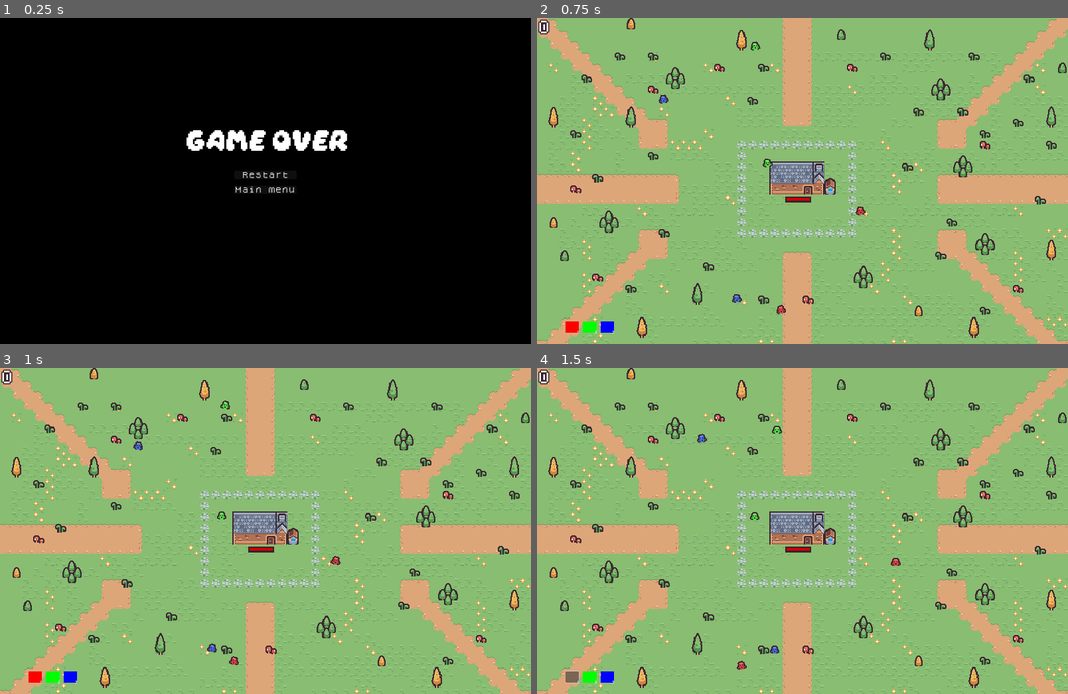
Above: before the commit, frames 1-4 (two rows, left to right).
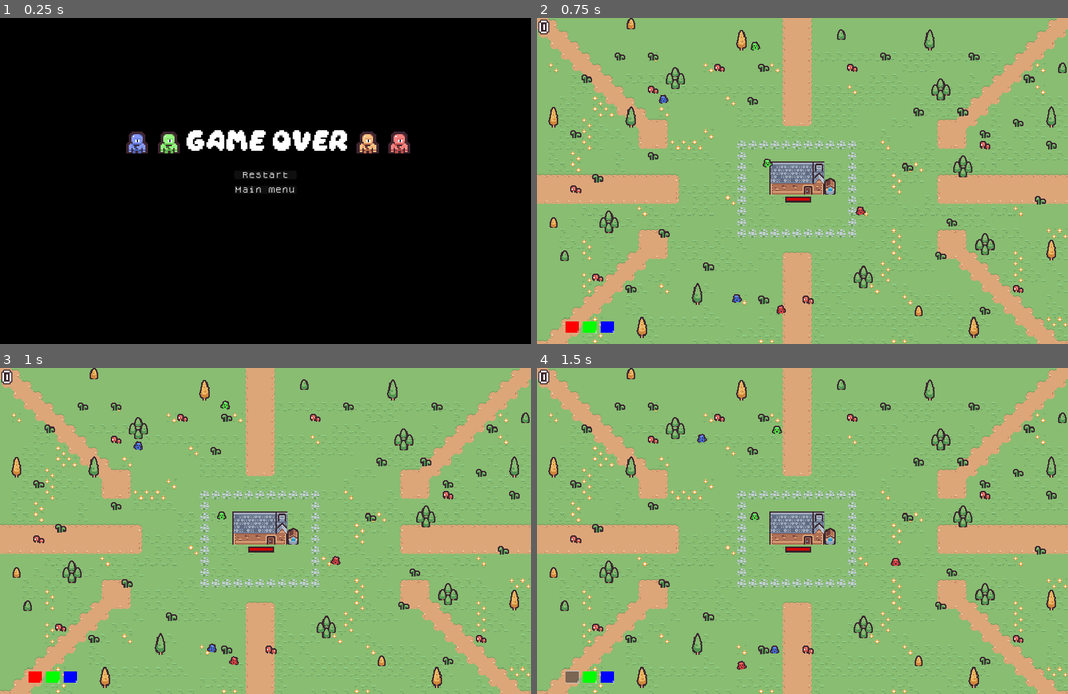
Above: after the commit, the same moments.

Repository: RiddimCrunch/TinyCreature-LudumDare56-
Game: Godot game, scene res://Scenes/Menu/GameOverMenu.tscn
Same seed, same stepped clock (60 frames per second), same inputs: the game is played once before the commit and once after it. This scene is started directly instead of the project's main scene.
Inputs (mouse positions are in pixels of both pictures, inside the frame that each line leads up to):
- Up to frame 1 (0.25 s): no input
- Up to frame 2 (0.75 s): click "Restart" at 0.5 s
- Up to frame 3 (1 s): no input
- Up to frame 4 (1.5 s): click (574, 677) at 1.25 s

The runs differ from the first frame. In frame 1, 0.9% of the frame differs, in the area x 23-78%, y 34-42%; in frame 2, nothing differs; in frame 3, nothing differs; in frame 4, nothing differs.

Commit message:
Menu death

Diff:
--- a/ludumdare/Scenes/Menu/GameOverMenu.tscn
+++ b/ludumdare/Scenes/Menu/GameOverMenu.tscn
@@ -1,8 +1,12 @@
-[gd_scene load_steps=5 format=3 uid="uid://dxjsbbyao2j0o"]
+[gd_scene load_steps=9 format=3 uid="uid://dxjsbbyao2j0o"]
 
 [ext_resource type="Script" path="res://Scripts/game_over.gd" id="1_2jja3"]
-[ext_resource type="FontFile" uid="uid://cdxt1c1i4444f" path="res://Assets/Daydream.ttf" id="1_p1skn"]
-[ext_resource type="FontFile" uid="uid://bvx4povnf1ch" path="res://Assets/dogica.ttf" id="3_yk41t"]
+[ext_resource type="FontFile" uid="uid://rjjmukqtguk1" path="res://Assets/Daydream.ttf" id="1_p1skn"]
+[ext_resource type="FontFile" uid="uid://d2nx2xrfct158" path="res://Assets/dogica.ttf" id="3_yk41t"]
+[ext_resource type="Texture2D" uid="uid://dhop0wdfbfe1r" path="res://Assets/Enemy/tile_0109_blue.png" id="4_3smce"]
+[ext_resource type="Texture2D" uid="uid://dst04trkdhi27" path="res://Assets/Enemy/tile_0109_green.png" id="5_elso0"]
+[ext_resource type="Texture2D" uid="uid://bg8rroef2hwoe" path="res://Assets/Enemy/tile_0109_red.png" id="6_biddk"]
+[ext_resource type="Texture2D" uid="uid://ctudu72pg2dlh" path="res://Assets/Enemy/tile_0109.png" id="7_03xio"]
 
 [sub_resource type="Theme" id="Theme_ha8k0"]
 default_font = ExtResource("1_p1skn")
@@ -64,5 +68,25 @@
 theme_override_font_sizes/normal_font_size = 64
 text = "GAME OVER"
 
+[node name="Tile0109Blue" type="Sprite2D" parent="."]
+position = Vector2(495, 450)
+scale = Vector2(5, 5)
+texture = ExtResource("4_3smce")
+
+[node name="Tile0109Green" type="Sprite2D" parent="."]
+position = Vector2(611.165, 450)
+scale = Vector2(5, 5)
+texture = ExtResource("5_elso0")
+
+[node name="Tile0109Red" type="Sprite2D" parent="."]
+position = Vector2(1444, 450)
+scale = Vector2(5, 5)
+texture = ExtResource("6_biddk")
+
+[node name="Tile0109" type="Sprite2D" parent="."]
+position = Vector2(1329.77, 450)
+scale = Vector2(5, 5)
+texture = ExtResource("7_03xio")
+
 [connection signal="pressed" from="VBoxContainer/Restart" to="." method="_on_restart_pressed"]
 [connection signal="pressed" from="VBoxContainer/MainScreen" to="." method="_on_main_screen_pressed"]
Not shown: 1 places in ludumdare/Scenes/World.tscn that only renumber resources
